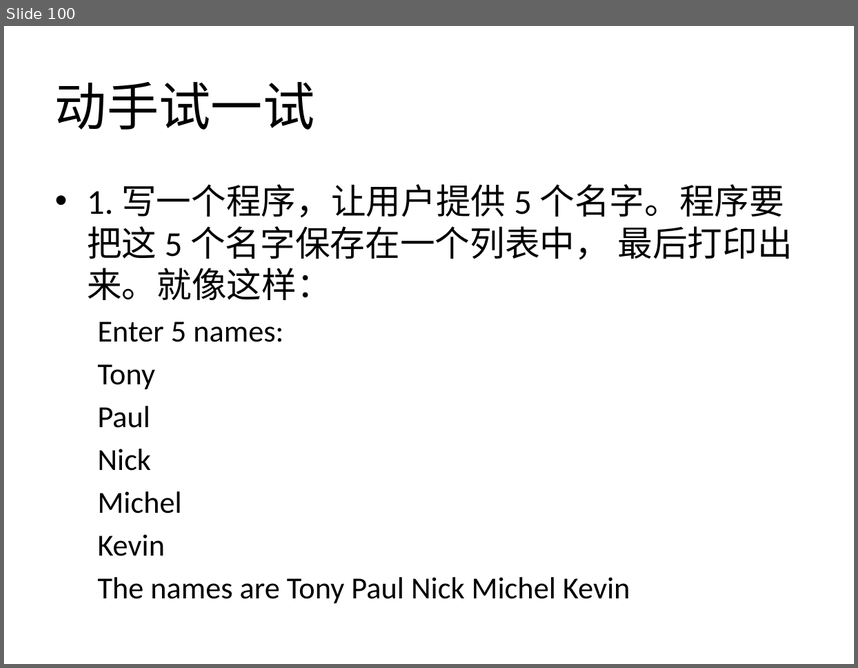
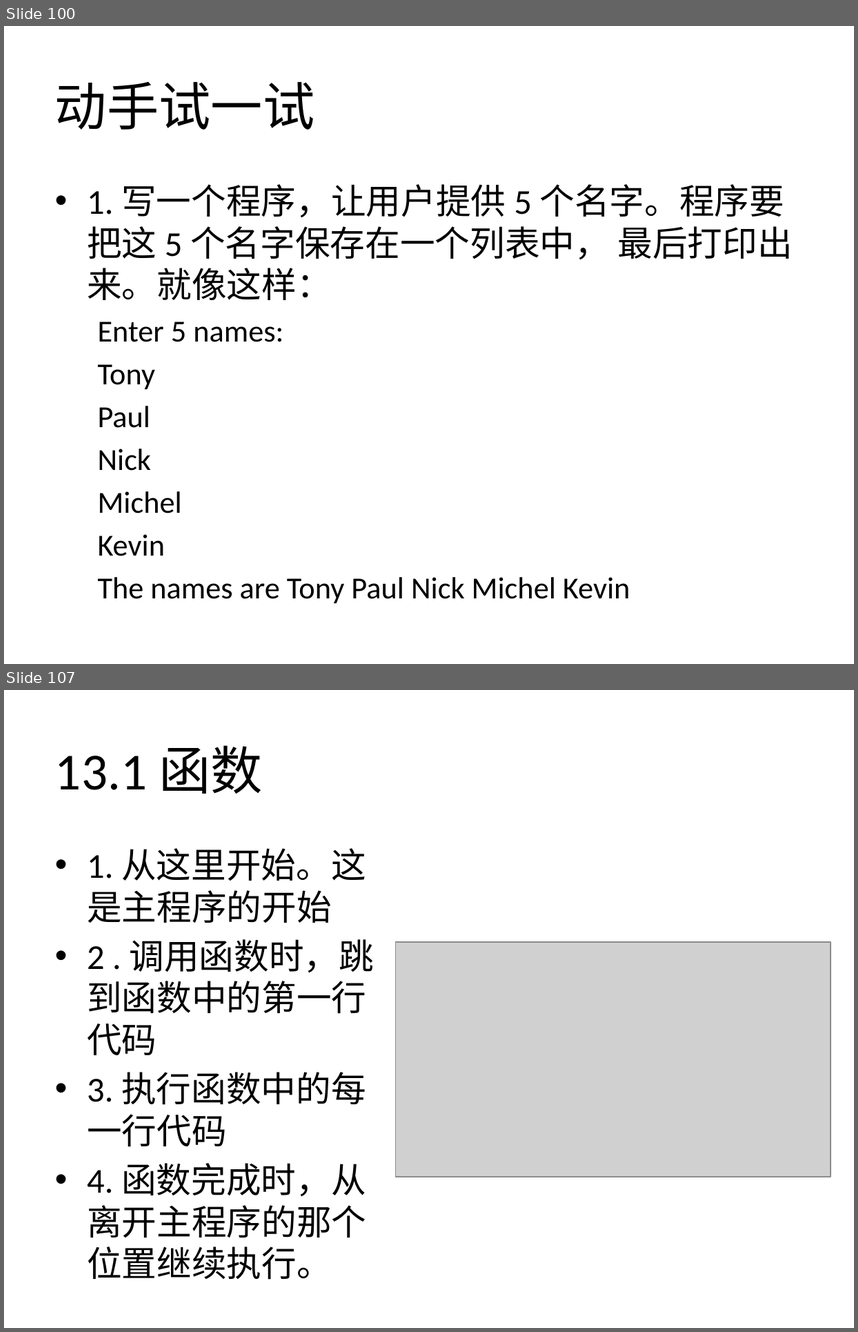
Before and after one commit to zhinan18/Python3, a slide deck: readme/Python3.pptx. Shown one above the other, each under a label of ours: slide 100 before the commit, slides 100 and 107 after it; the slides between them are not shown. The pictures are 858x668 and 858x1332 pixels, drawn with LibreOffice and Linux fonts; fonts in the diff are those of the drawing; grey boxes stand for pictures. Boxes give left, top, right and bottom in pixels: in the first picture for what was removed or moved away, otherwise in the second. Text is boxed around its words. In the diff, an @@ line names an element or a change of style, - is before the commit and + after.

```diff
--- a/readme/Python3.pptx
+++ b/readme/Python3.pptx
@@ slide 107 added at (4, 690, 854, 1328), background #FFFFFF @@
@@ title added at (55, 745, 263, 793), 44 pt, text #000000 @@
+13.1 函数
@@ text added at (87, 848, 375, 1279), 29.6 pt, text #000000 @@
+• 1. 从这里开始。这是主程序的开始
+• 2 . 调用函数时，跳到函数中的第一行代码
+• 3. 执行函数中的每一行代码
+• 4. 函数完成时，从离开主程序的那个位置继续执行。
@@ picture added at (396, 942, 831, 1176) @@
```
Also in this commit, not shown: 15 other slides added.
